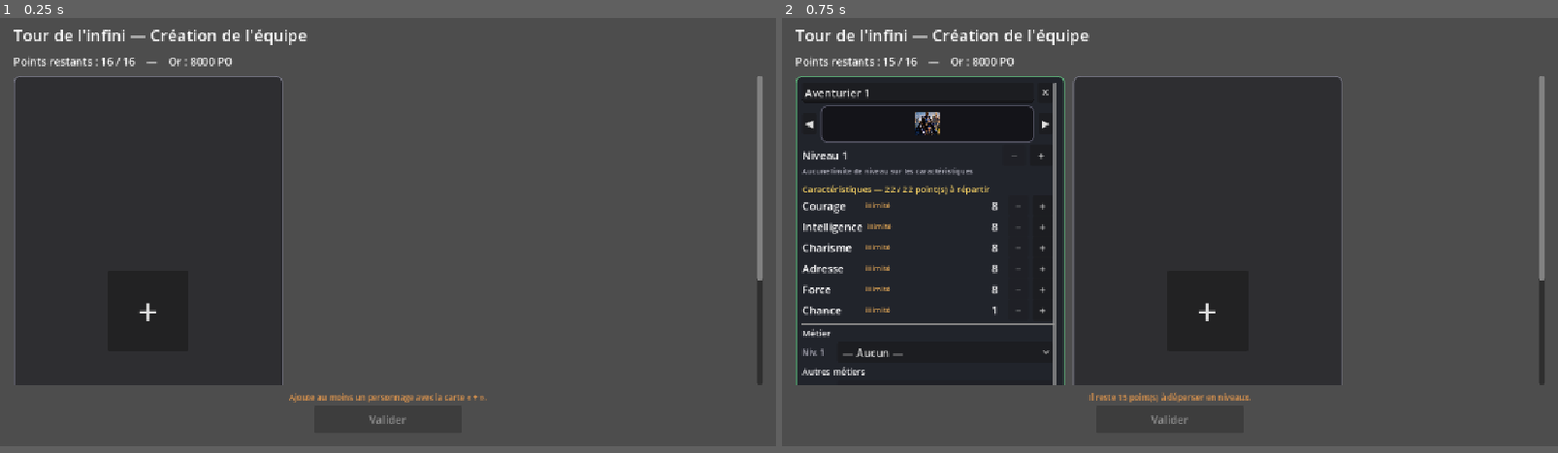
Above: before the commit, frames 1-2 (left to right).
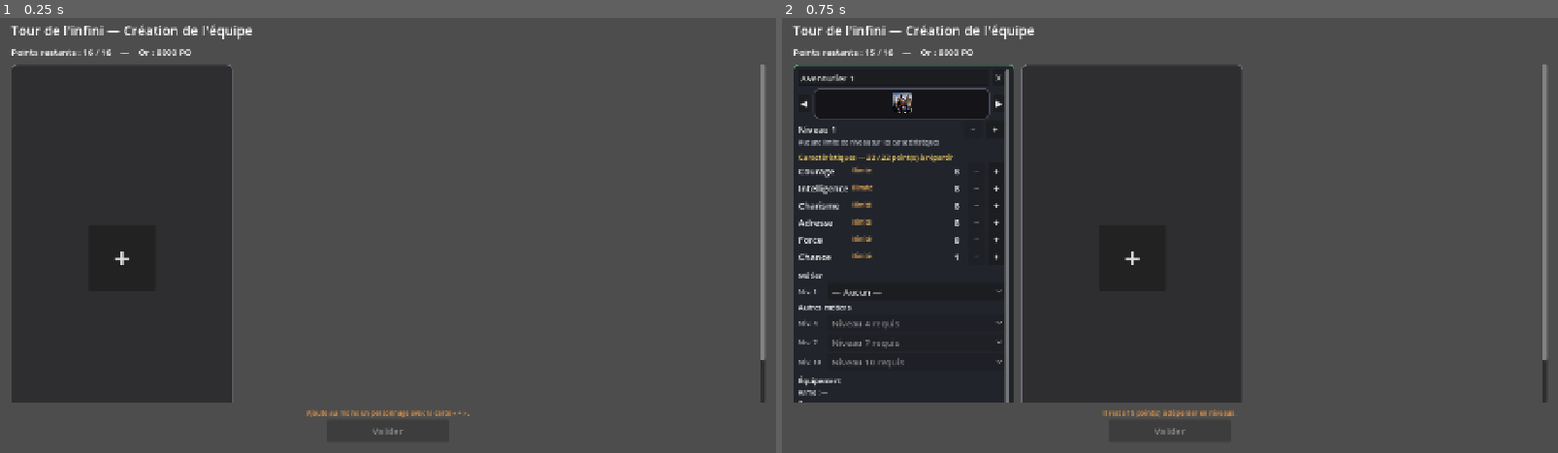
Above: after the commit, the same moments.

Repository: Manyann/Jdrpg
Game: Godot game, scene res://scenes/tower.tscn
Same seed, same stepped clock (60 frames per second), same inputs: the game is played once before the commit and once after it.
Inputs:
- Up to frame 1 (0.25 s): no input
- Up to frame 2 (0.75 s): click "+" at 0.5 s
In our replay, the window is 800x450 before the commit and 800x457 after it. These sizes can differ from the game's own. Grey fills any space a smaller window leaves; there, only what the larger window draws over its background counts as a difference.

The runs differ from the first frame. In frame 1, 9.2% of the frame differs, in the area x 1-99%, y 1-96%; in frame 2, 21%.

Commit message:
feat : scene

Diff:
--- a/project.godot
+++ b/project.godot
@@ -22,6 +22,8 @@
 
 [display]
 
+window/size/viewport_width=1400
+window/size/viewport_height=800
 window/stretch/mode="canvas_items"
 window/stretch/aspect="expand"
 
--- a/scenes/combat.tscn
+++ b/scenes/combat.tscn
@@ -6,35 +6,8 @@
 
 [node name="Combat_grid" type="Node2D" unique_id=1788730367]
 script = ExtResource("1_m1klq")
-grid_radius = null
-hex_size = null
-iso_squash = null
-line_color = null
-fill_color = null
-hover_color = null
-selected_color = null
-auto_center = null
-player_zone_color = null
-enemy_zone_color = null
-reachable_color = null
-player_units = null
-enemy_units = null
-player_courage = null
-enemy_courage = null
 turn_manager_path = NodePath("TurnManager")
 placement_manager_path = NodePath("PlacementManager")
-placement_zone_color = null
-center_zone_radius = null
-obstacle_coords = null
-water_obstacle_coords = null
-void_obstacle_coords = null
-obstacle_color = null
-water_obstacle_color = null
-void_obstacle_color = null
-spell_range_color = null
-terrain_selection_color = null
-zone_preview_color = null
-zone_anchor_color = null
 
 [node name="TurnManager" type="Node2D" parent="." unique_id=1557947043]
 script = ExtResource("2_7hn6t")
